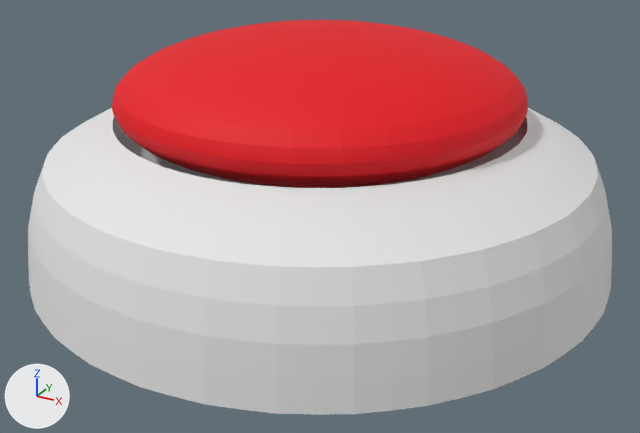
The FBX model Assets/PushableButton.fbx, before and after one commit.
Rendered twice from a 50 mm lens placed at (1.66, -3.02, 1.62), pointed at (0.04, -0.08, 0.15). Lighting does not change. The marker at lower left points along +X, +Y and +Z. Objects named as collision shapes, trigger or cutter boxes, shadow casters or lower levels of detail are left out. Where no turn or scale is listed for an object, it has been applied to the vertices.

Names of what the first picture shows: 'ButtonBase', 'PushableButton'.
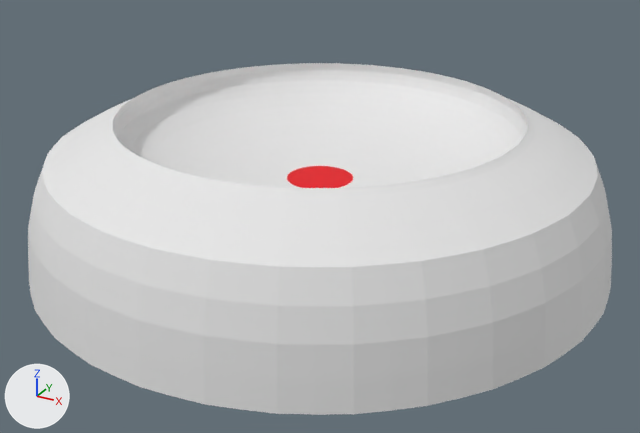
Boxes (x1, y1, x2, y2) around the edits, measured in the pictures (640 x 433 px):
'PushableButton', moved
    before: (112, 20, 528, 188)
    after: (287, 166, 353, 188)

Patch to the scene script:
```diff
--- a/Assets/PushableButton.fbx.py
+++ b/Assets/PushableButton.fbx.py
@@ ob_pushablebutton @@
 ob_pushablebutton = bpy.data.objects.new('PushableButton', me_sphere_001)
-ob_pushablebutton.location = (0.0, 0.0, 0.647)
+ob_pushablebutton.location = (0.0, 0.0, 0.047)
```
